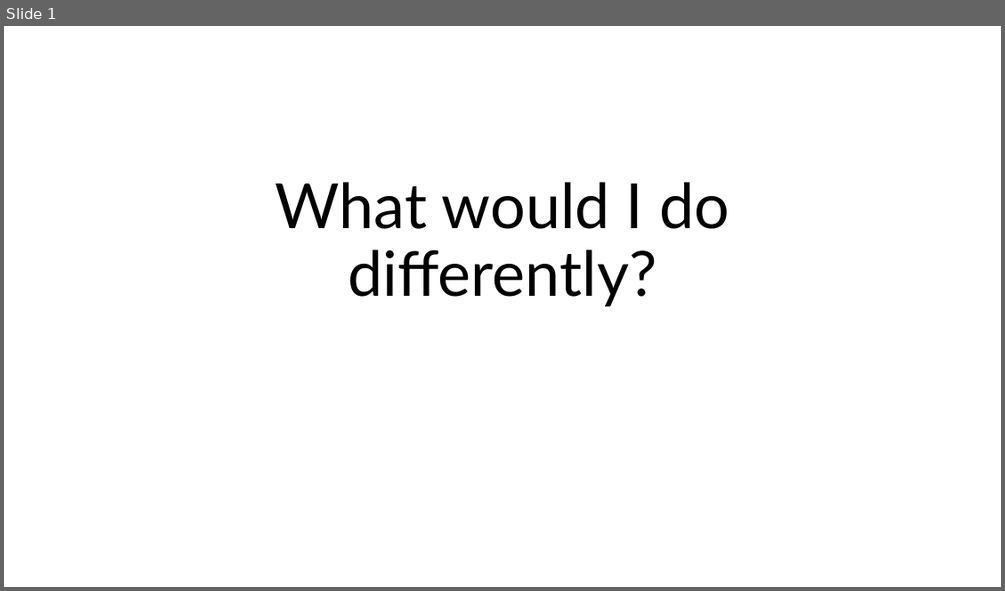
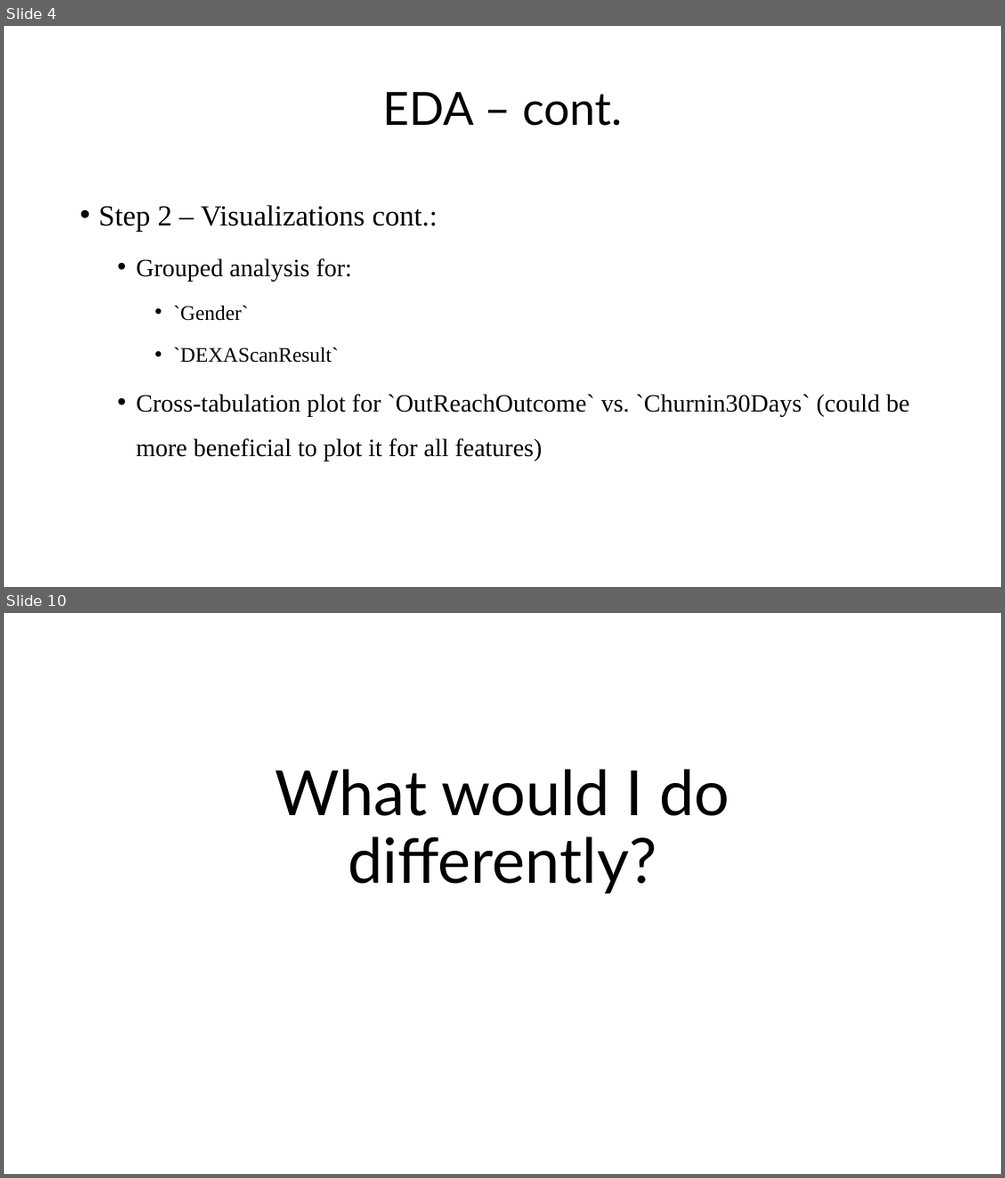
Before and after one commit to yotamdery/Predicting_Churn, a slide deck: Vi - Presentation.pptx. Shown one above the other, each under a label of ours: slide 1 before the commit, slides 4 and 10 after it; the slides between them are not shown. The pictures are 1005x591 and 1005x1178 pixels, drawn with LibreOffice and Linux fonts; fonts in the diff are those of the drawing. Boxes give left, top, right and bottom in pixels: in the first picture for what was removed or moved away, otherwise in the second. Text is boxed around its words. In the diff, an @@ line names an element or a change of style, - is before the commit and + after.

```diff
--- a/Vi - Presentation.pptx
+++ b/Vi - Presentation.pptx
@@ slide 4 added at (x1=4, y1=26, x2=1001, y2=587), background #FFFFFF @@
@@ title added at (x1=382, y1=92, x2=622, y2=126), 44 pt, text #000000 @@
+EDA – cont.
@@ text added at (x1=98, y1=205, x2=909, y2=461), 24 pt, text #000000 @@
+• Step 2 – Visualizations cont.:
+  • Grouped analysis for:
+    • `Gender`
+    • `DEXAScanResult`
+  • Cross-tabulation plot for `OutReachOutcome` vs. `Churnin30Days` (could be more beneficial to plot it for all features)
@@ what was slide 1 is now slide 10 @@
```
Also in this commit, not shown: 4 slides changed, 9 other slides added.
